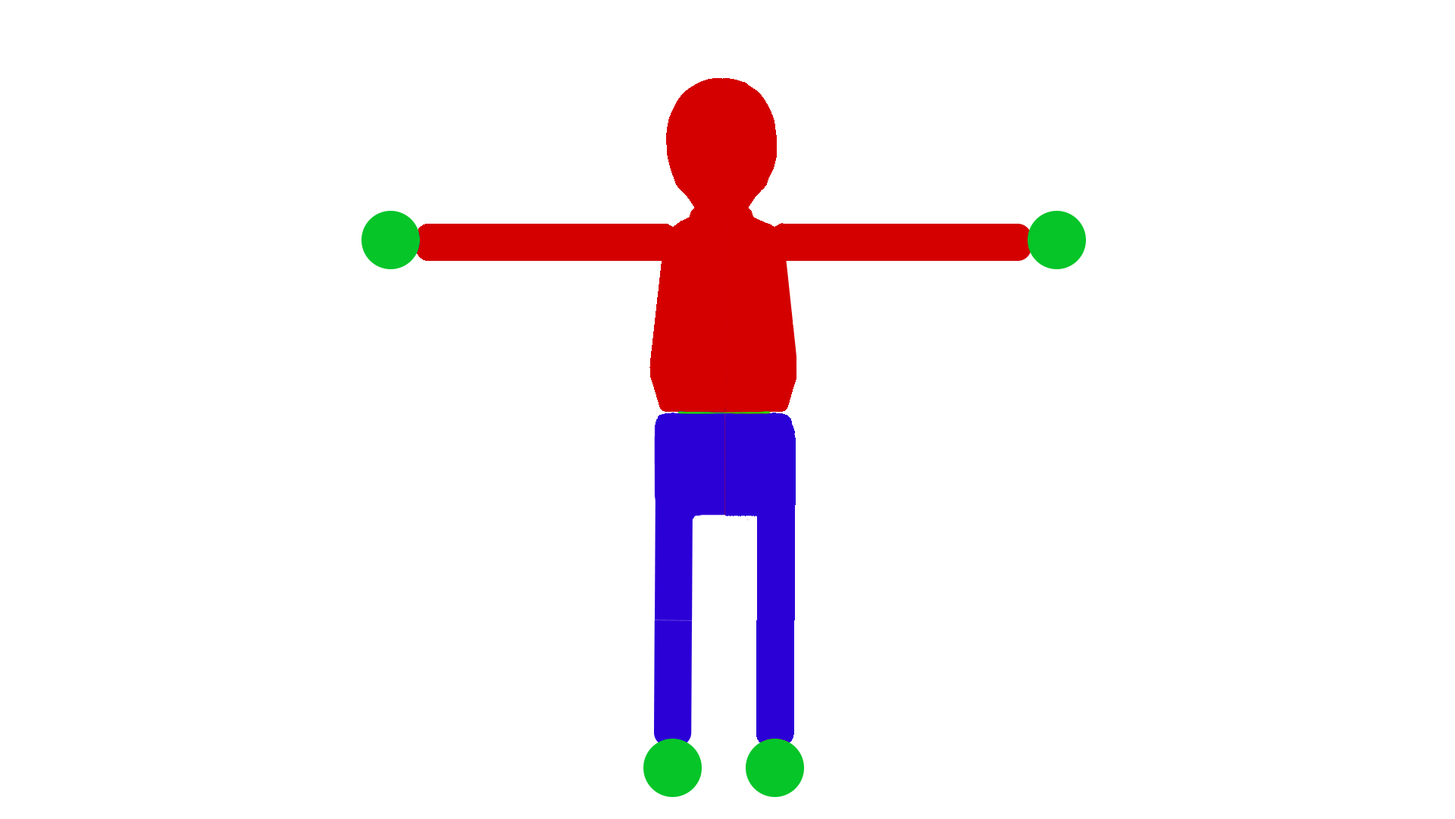
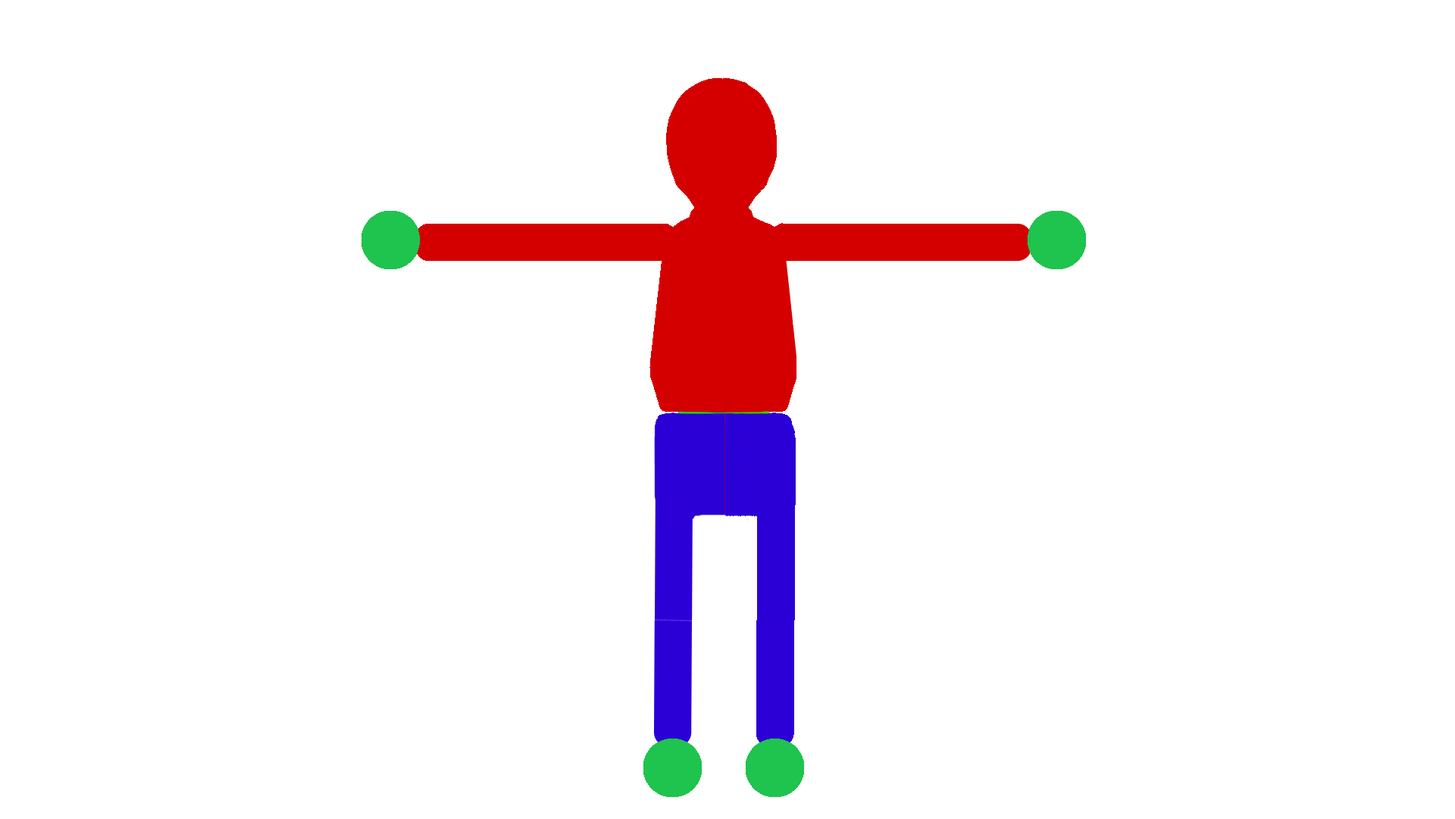
Before/after of a 1455 x 819 layered artwork. What changed in the layer stack:
painted on "LeftLowerArm" over [361, 210, 421, 270]
painted on "LeftupperLeg" over [643, 737, 702, 797]
painted on "RightUpperLeg" over [745, 737, 805, 797]
painted on "RightUpperarm" over [1027, 210, 1087, 270]
